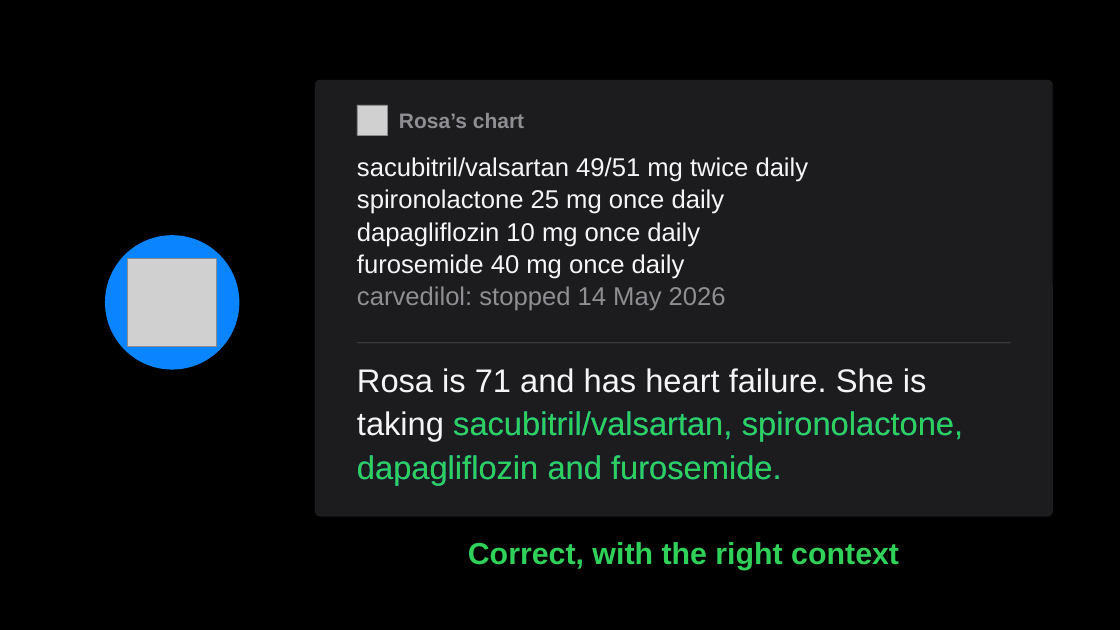
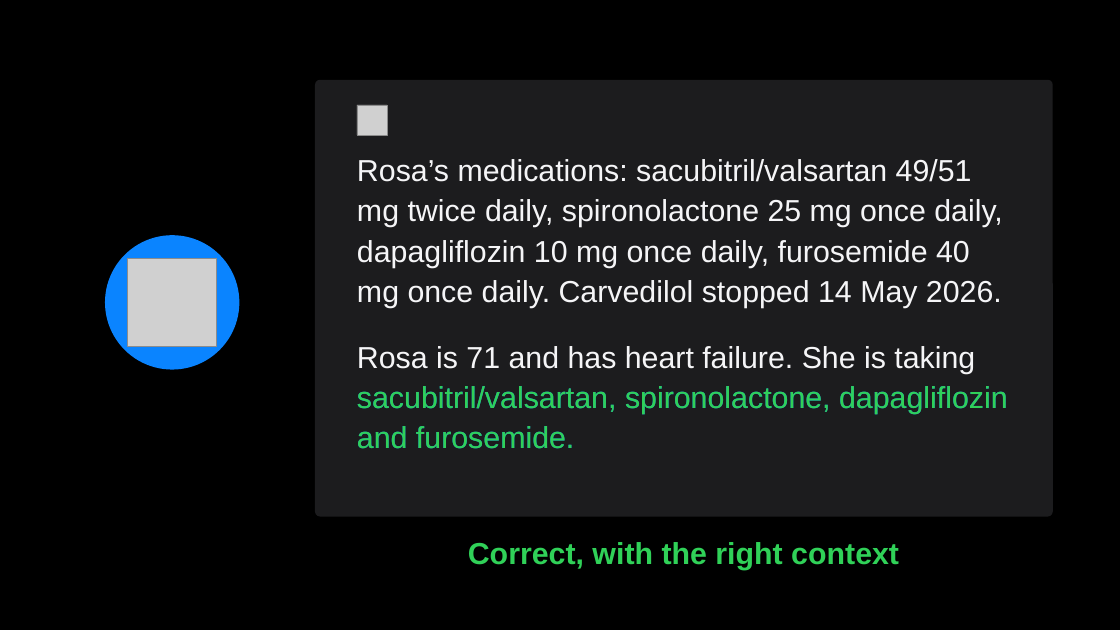
Before and after one commit to brunombatinica/qcor-2026, a slide deck: slide 11 of pptx/qcor-bruno-agents.pptx. Drawn at 1120x630 pixels with LibreOffice and Linux fonts; fonts in the diff are those of the drawing; grey boxes stand for pictures. Boxes give left, top, right and bottom in pixels: in the first picture for what was removed or moved away, otherwise in the second. Text is boxed around its words. In the diff, an @@ line names an element or a change of style, - is before the commit and + after.

```diff
--- a/pptx/qcor-bruno-agents.pptx
+++ b/pptx/qcor-bruno-agents.pptx
@@ text removed at [399, 113, 524, 128] @@
-Rosa’s chart
@@ text at [357, 159, 972, 182]: text changed; size 22 to 26 pt @@
-sacubitril/valsartan 49/51 mg twice daily
-spironolactone 25 mg once daily
-dapagliflozin 10 mg once daily
-furosemide 40 mg once daily
-carvedilol: stopped 14 May 2026
+Rosa’s medications: sacubitril/valsartan 49/51
@@ text added at [357, 199, 1003, 227], 26 pt, text #F5F5F7 @@
+mg twice daily, spironolactone 25 mg once daily,
@@ text added at [357, 240, 970, 268], 26 pt, text #F5F5F7 @@
+dapagliflozin 10 mg once daily, furosemide 40
@@ text added at [357, 280, 1002, 308], 26 pt, text #F5F5F7 @@
+mg once daily. Carvedilol stopped 14 May 2026.
@@ text at [357, 346, 975, 374]: text changed; size 28 to 26 pt @@
-Rosa is 71 and has heart failure. She is
+Rosa is 71 and has heart failure. She is taking
@@ line removed from (357, 343) to (1011, 343) @@
@@ text "sacubitril/valsartan,": place and size @@
-text "sacubitril/valsartan," at [453, 411, 732, 440]
+text "sacubitril/valsartan," at [357, 386, 616, 412]
@@ text "sacubitril/valsartan,": place and size @@
-text "sacubitril/valsartan," at [454, 403, 759, 447]
+text "sacubitril/valsartan," at [357, 378, 642, 418]
@@ text "spironolactone,": place and size @@
-text "spironolactone," at [742, 411, 963, 441]
+text "spironolactone," at [625, 386, 831, 414]
@@ text "spironolactone,": place and size @@
-text "spironolactone," at [742, 403, 989, 447]
+text "spironolactone," at [625, 378, 856, 418]
@@ size 28 to 26 pt in 10 elements at [357, 386, 616, 412], [357, 378, 642, 418], [625, 386, 831, 414], [625, 378, 856, 418], [357, 426, 408, 449], [357, 418, 433, 459], [416, 426, 574, 449], [416, 418, 600, 459], [839, 386, 1008, 414], [839, 378, 1033, 418] @@
@@ text "dapagliflozin": place and size @@
-text "dapagliflozin" at [357, 455, 538, 485]
+text "dapagliflozin" at [839, 386, 1008, 414]
@@ text "dapagliflozin": place and size @@
-text "dapagliflozin" at [357, 447, 564, 491]
+text "dapagliflozin" at [839, 378, 1033, 418]
@@ text "and": place and size @@
-text "and" at [548, 455, 602, 480]
+text "and" at [357, 426, 408, 449]
@@ text "and": place and size @@
-text "and" at [548, 447, 628, 491]
+text "and" at [357, 418, 433, 459]
@@ text removed at [357, 411, 444, 441] @@
-taking
@@ text "furosemide.": place and size @@
-text "furosemide." at [611, 455, 781, 480]
+text "furosemide." at [416, 426, 574, 449]
@@ text "furosemide.": place and size @@
-text "furosemide." at [612, 447, 807, 491]
+text "furosemide." at [416, 418, 600, 459]
```
Also in this commit, not shown: 14 other slides changed, 6 slides added, 3 slides removed, 5 other files.
